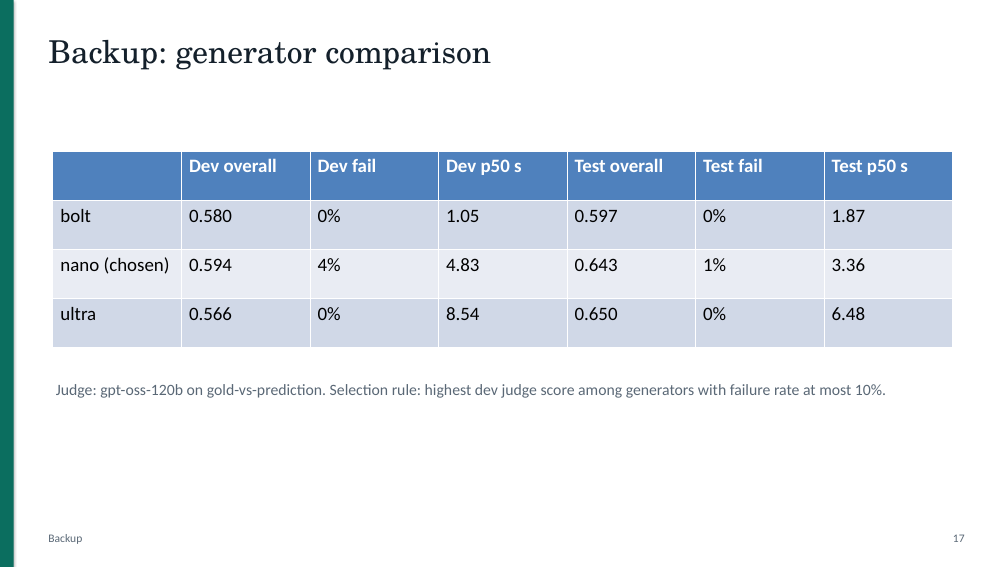
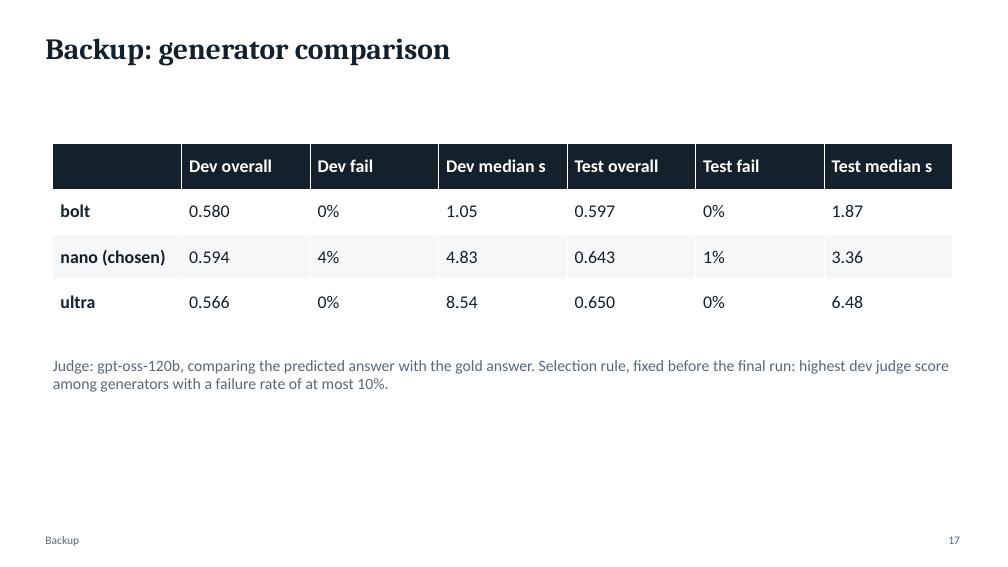
Before and after one commit to DarkkReaper007/RAG-for-financial-analysis, a slide deck: slide 17 of paper/slides.pptx. Drawn at 1008x567 pixels with LibreOffice and Linux fonts; fonts in the diff are those of the drawing. Boxes give left, top, right and bottom in pixels: in the first picture for what was removed or moved away, otherwise in the second. Text is boxed around its words. In the diff, an @@ line names an element or a change of style, - is before the commit and + after.

```diff
--- a/paper/slides.pptx
+++ b/paper/slides.pptx
@@ rectangle removed at [0,0,14,567] @@
@@ text "Backup: generator comparison" at [45,38,451,66]: size 30 to 28 pt, font TeX Gyre Schola to Cambria, bold on @@
@@ table at [53,144,953,325] @@
-row 1, column 4: Dev p50 s
+row 1, column 4: Dev median s
-row 1, column 7: Test p50 s
+row 1, column 7: Test median s
@@ fill #4F81BD to #14202B in row 1 @@
@@ fill #D0D8E8 to #FFFFFF in 14 cells @@
@@ fill #E9EDF4 to #F5F7F9 in row 3 @@
@@ size 18 to 17 pt in "Dev overall", "Dev fail", "Test overall", "Test fail" and 21 more places @@
@@ text colour #000000 to #14202B in "bolt", "0.580", "0%", "1.05" and 17 more places @@
@@ bold on in "bolt", "nano (chosen)", "ultra" @@
@@ table: place and size @@
-table at [53,151,953,348]
+table at [53,144,953,325]
@@ text at [53,360,949,392]: text changed @@
-Judge: gpt-oss-120b on gold-vs-prediction. Selection rule: highest dev judge score among generators with failure rate at most 10%.
+Judge: gpt-oss-120b, comparing the predicted answer with the gold answer. Selection rule, fixed before the final run: highest dev judge score among generators with a failure rate of at most 10%.
@@ text "17": place and size @@
-text "17" at [953,534,965,542]
+text "17" at [948,536,960,544]
```
Also in this commit, not shown: 9 other slides changed, 7 slides added, 7 slides removed, 5 other files.
